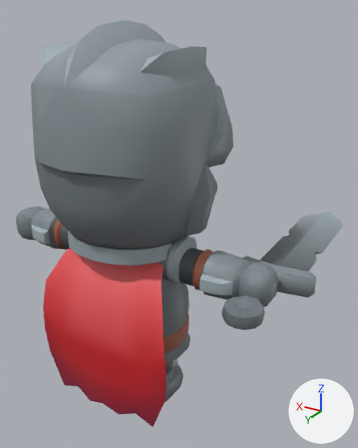
Renders of the glTF model apps/client/src/assets/characters/kaykit-cavalry.glb from each side of a commit.
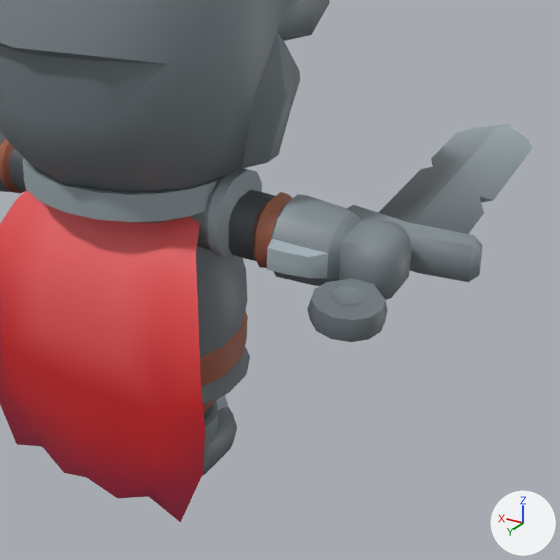
There are two pictures of each version: one whole from a 50 mm camera at (-1.74, 2.3, 2.51) aimed at (-0.1, -0.42, 1.15), one close up on the part from 15% to 100% of the width and 32% to 100% of the height. The axes (+X, +Y, +Z) are drawn at lower right. The lights are the same throughout. The first two pictures are the older version. Vertices at exactly the same position are counted once.

Script lines for the objects in view, before the commit:
```python
me_body = bpy.data.meshes.new('Body')
me_body.from_pydata(...)  # 2614 vertices, 5012 faces; spans x -1.13..0.97, y -1.44..0.54, z 0.0..2.47
me_body.materials.append(mat_knight_texture)  # picture img_knight_texture
ob_body = bpy.data.objects.new('Body', me_body)
ob_body.location = (0.0, 0.0, 0.0)
```
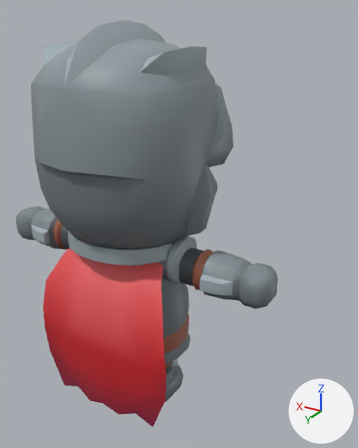
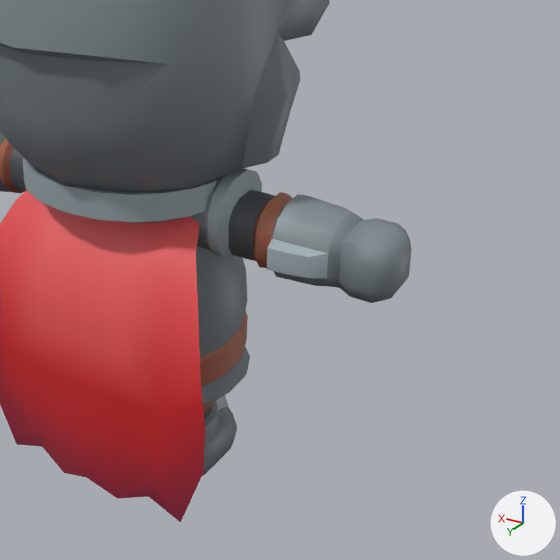
Location of each change, [x1, y1, x2, y2] in pixels of the close-ups (560 x 560 px):
'Body', reshaped: before [0, 0, 532, 522]; after [0, 0, 411, 522]
part 1 of me_body, deleted: before [307, 278, 388, 342]
part 2 of me_body, deleted: before [346, 205, 482, 282]
part 3 of me_body, deleted: before [378, 124, 532, 234]

The change, as a list of edits to the scene's bpy script:
```text
Change me_body:
    used by ob_body; location = (0.0, 0.0, 0.0)
    remove me_body.from_pydata(...)  # 2614 vertices, 5012 faces; spans x -1.13..0.97, y -1.44..0.54, z 0.0..2.47
    add me_body.from_pydata(...)  # 2454 vertices, 4712 faces; spans x -0.97..0.97, y -0.71..0.54, z 0.0..2.47
    me_body part 1: the loose piece of 101 vertices spanning x -1.0..-0.77, y -0.17..0.33, z 1.0..1.1 is deleted
    me_body part 2: the loose piece of 36 vertices spanning x -1.13..-0.63, y -0.31..-0.15, z 0.98..1.11 is deleted
    me_body part 3: the loose piece of 23 vertices spanning x -1.04..-0.73, y -1.44..-0.27, z 1.0..1.1 is deleted
```
